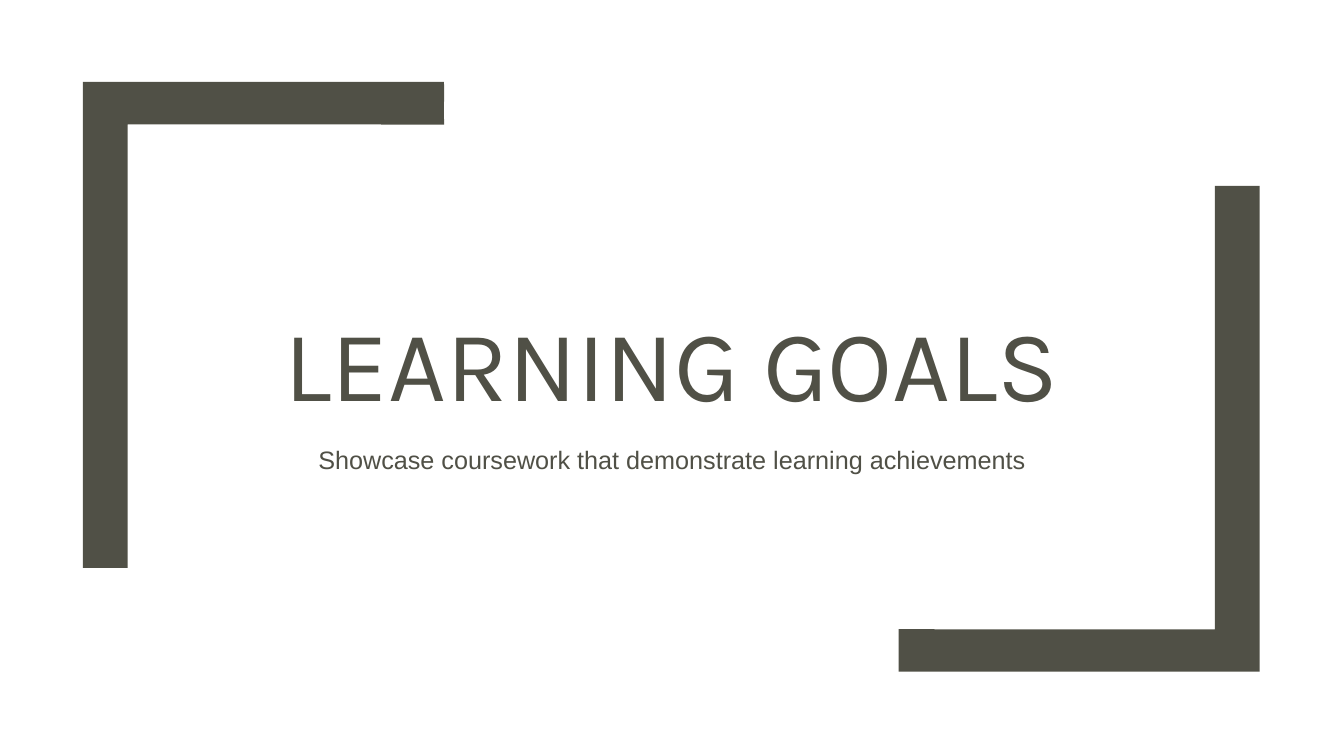
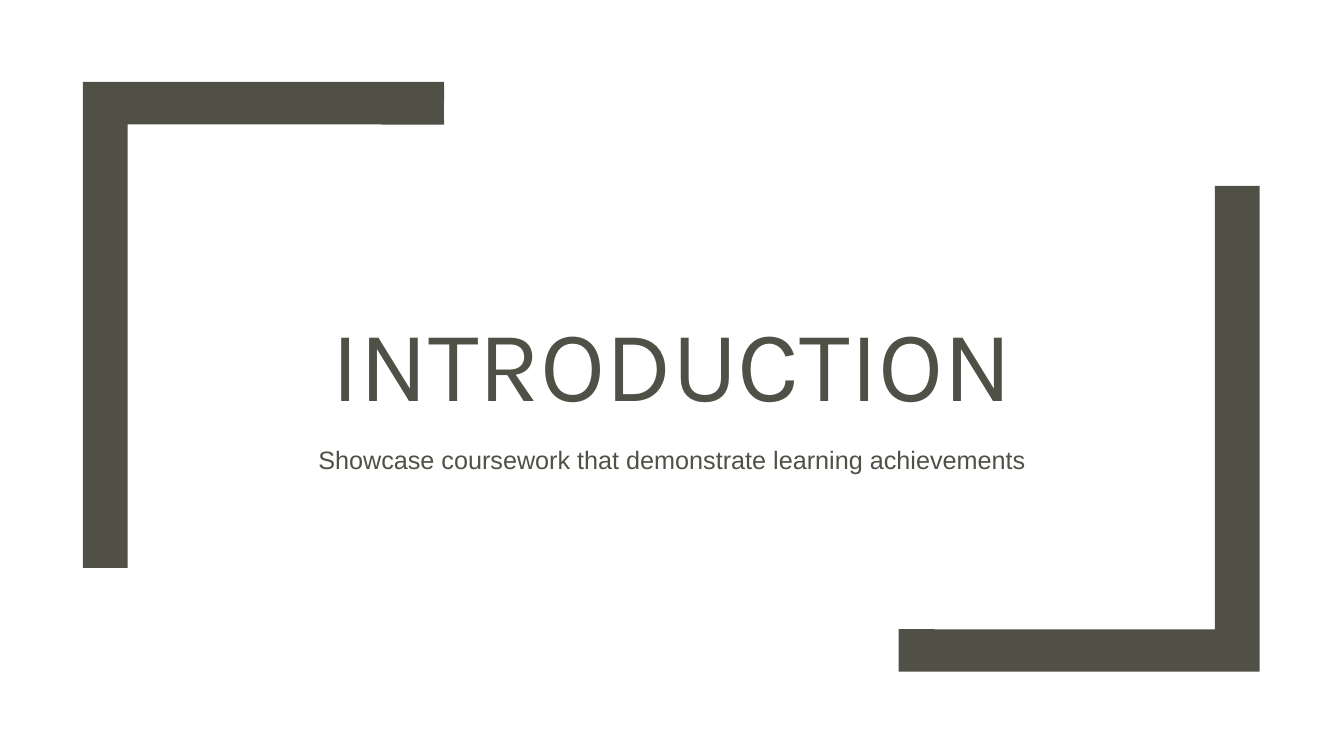
Before and after one commit to jeff1evesque/ist-exit-portfolio, a slide deck: slide 2 of presentation.pptx. Drawn at 1344x756 pixels with LibreOffice and Linux fonts; fonts in the diff are those of the drawing; background and template pictures are left out. Boxes give left, top, right and bottom in pixels: in the first picture for what was removed or moved away, otherwise in the second. Text is boxed around its words. In the diff, an @@ line names an element or a change of style, - is before the commit and + after.

Commit message:
#12: presentation.pptx, add 'learning goals' slide

```diff
--- a/presentation.pptx
+++ b/presentation.pptx
@@ title at box(331, 336, 1012, 402): text changed @@
-LEARNING GOALS
+INTRODUCTION
```
Also in this commit, not shown: 1 slide added.
